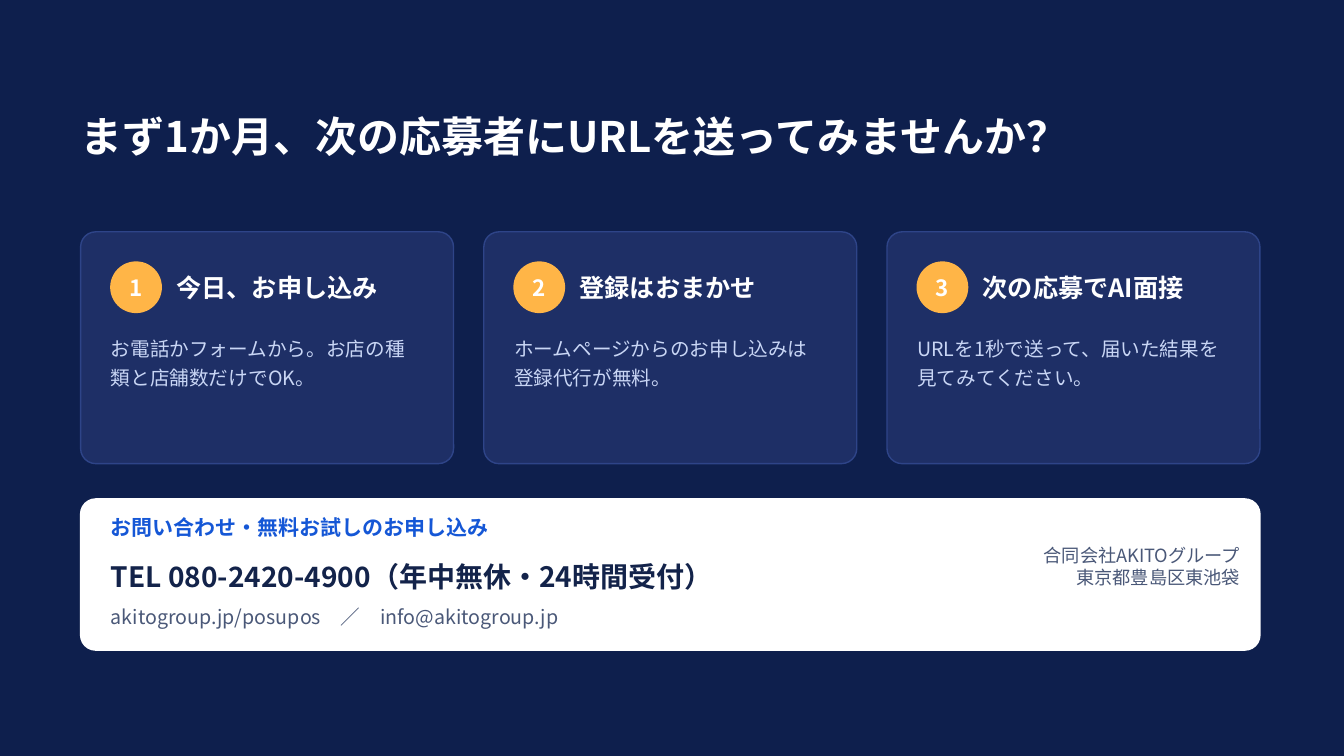
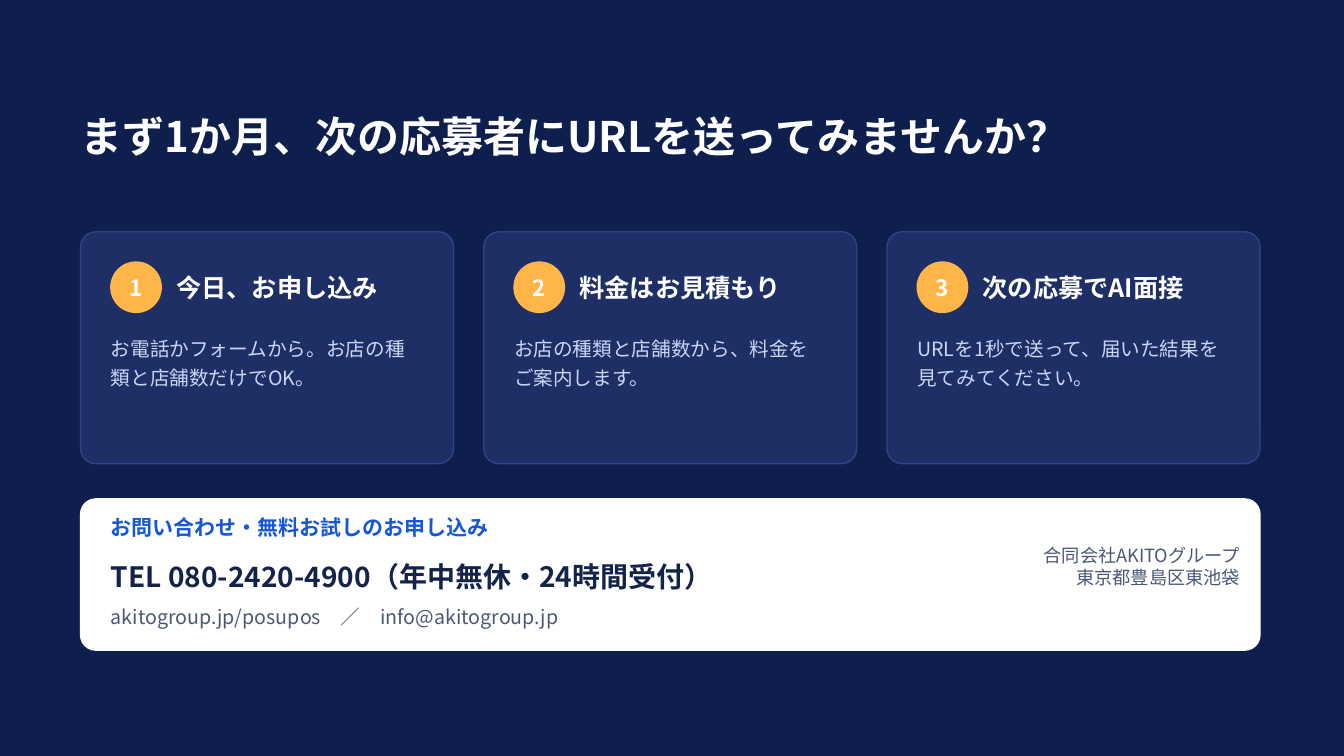
Before and after one commit to SatoAkito2026/GACHICAREERAI, a slide deck: slide 18 of docs/posupos-sales/posupos-teian.pptx. Drawn at 1344x756 pixels with LibreOffice and Linux fonts; fonts in the diff are those of the drawing; background and template pictures are left out. Boxes give left, top, right and bottom in pixels: in the first picture for what was removed or moved away, otherwise in the second. Text is boxed around its words. In the diff, an @@ line names an element or a change of style, - is before the commit and + after.

```diff
--- a/docs/posupos-sales/posupos-teian.pptx
+++ b/docs/posupos-sales/posupos-teian.pptx
@@ text at (580, 275, 782, 300): text changed @@
-登録はおまかせ
+料金はお見積もり
@@ text at (514, 339, 808, 387): text changed @@
-ホームページからのお申し込みは登録代行が無料。
+お店の種類と店舗数から、料金をご案内します。
```
Also in this commit, not shown: 2 other slides changed, 4 other files.
